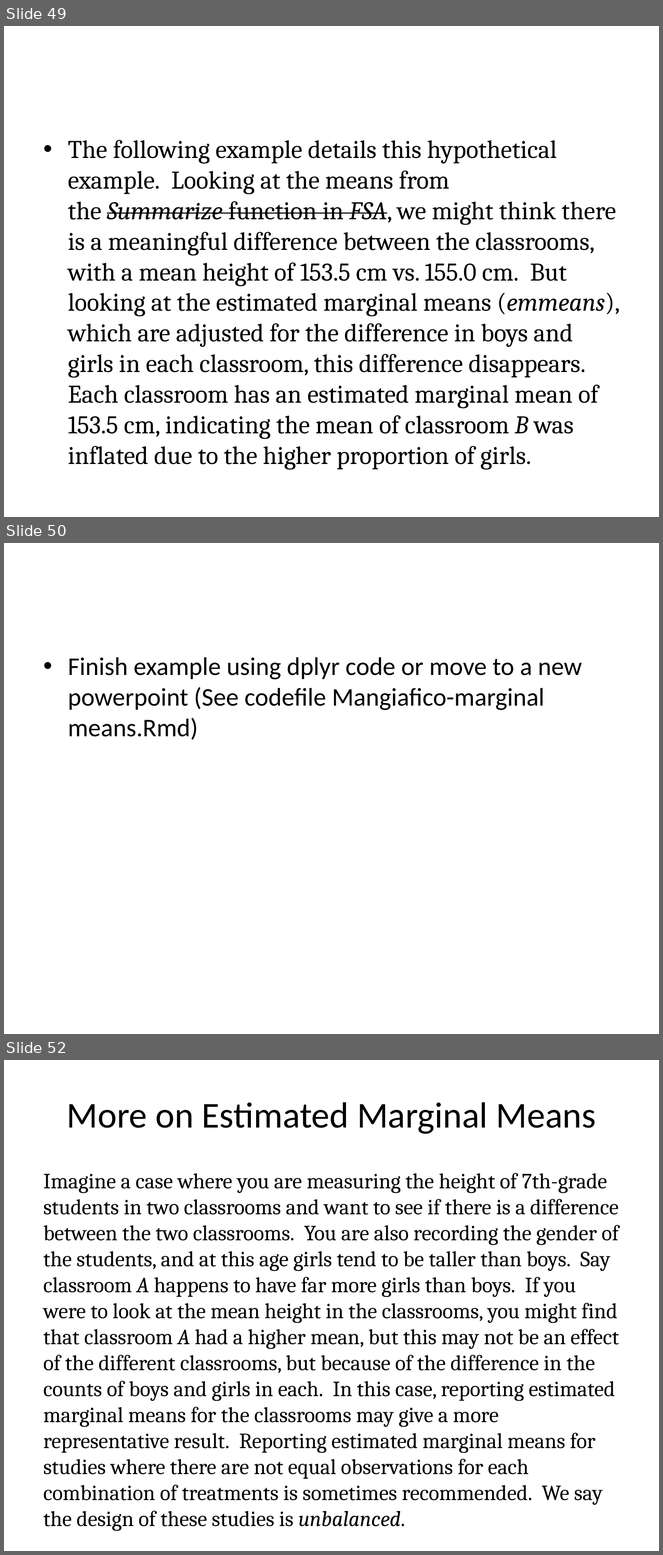
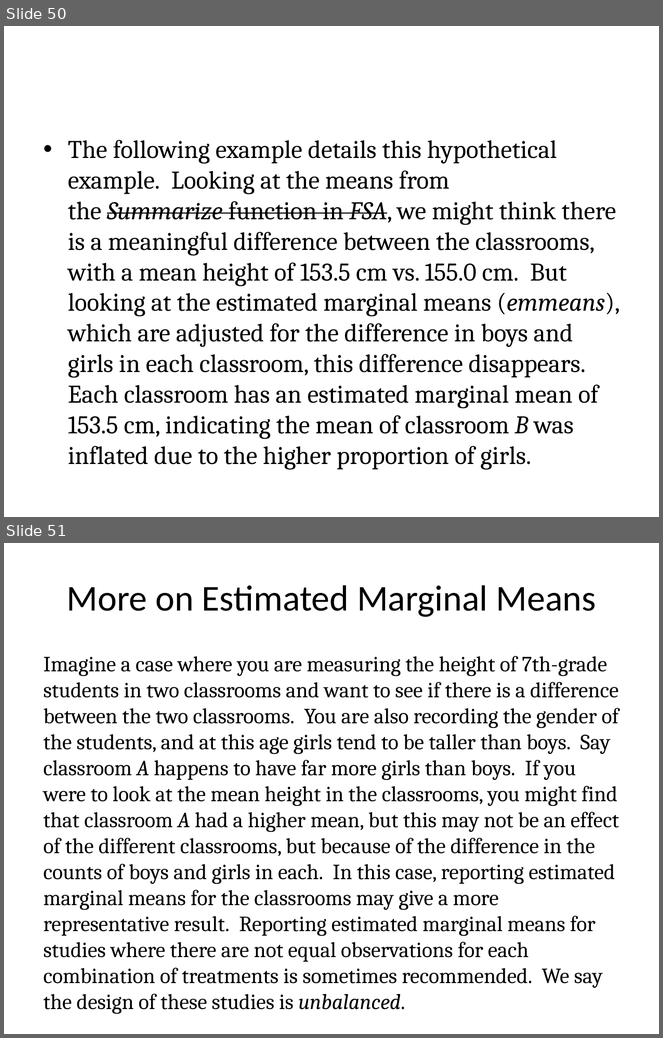
Before and after one commit to cmgienger/5-Linear_Models, a slide deck: 5-Linear_Models.pptx. Shown one above the other, each under a label of ours: slides 49, 50 and 52 before the commit, slides 50 and 51 after it; the slides between them are not shown. The pictures are 663x1555 and 663x1038 pixels, drawn with LibreOffice and Linux fonts; fonts in the diff are those of the drawing. Boxes give left, top, right and bottom in pixels: in the first picture for what was removed or moved away, otherwise in the second. Text is boxed around its words. In the diff, an @@ line names an element or a change of style, - is before the commit and + after.

```diff
--- a/5-Linear_Models.pptx
+++ b/5-Linear_Models.pptx
@@ slide 50 removed at bbox=[4, 543, 659, 1034], background #FFFFFF @@
@@ text removed at bbox=[68, 657, 582, 740] @@
-• Finish example using dplyr code or move to a new powerpoint (See codefile Mangiafico-marginal means.Rmd)
@@ what was slide 49 is now slide 50 @@
@@ what was slide 52 is now slide 51 @@
```
Also in this commit, not shown: 3 slides changed, 3 other files.
